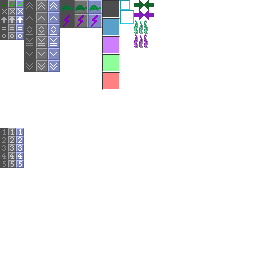
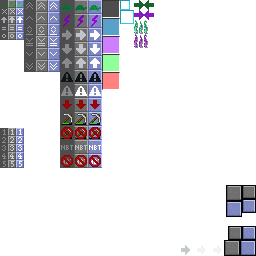
Comparing the layer stacks of the two 256x256 images. Changes:
showed "Mockup", painted on it over (x1=181, y1=185, x2=256, y2=256)
added layer "Icons 2" above "Icons" over (x1=61, y1=127, x2=101, y2=167)
painted on "Icons" over (x1=61, y1=30, x2=101, y2=164)
painted on "Background" over (x1=60, y1=28, x2=102, y2=168)
